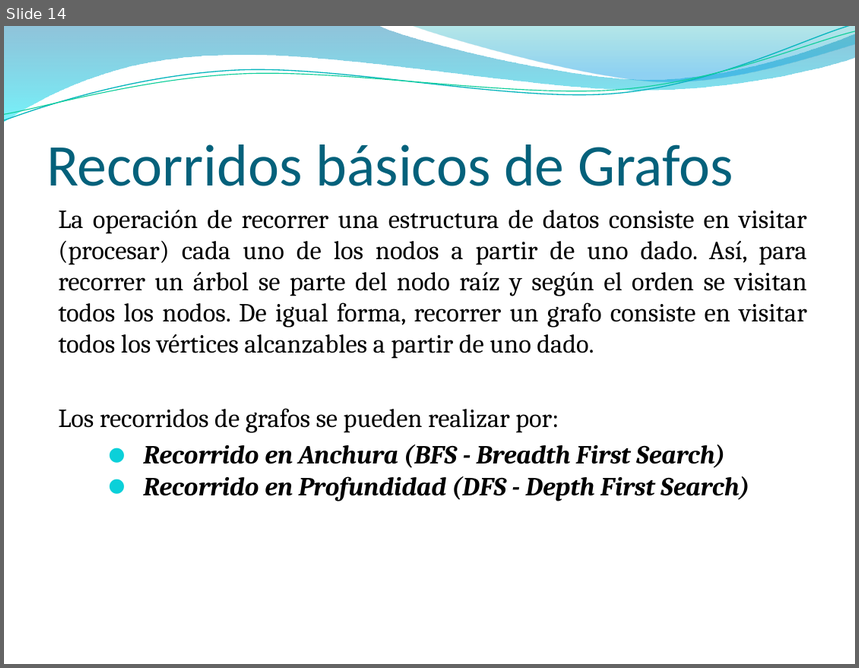
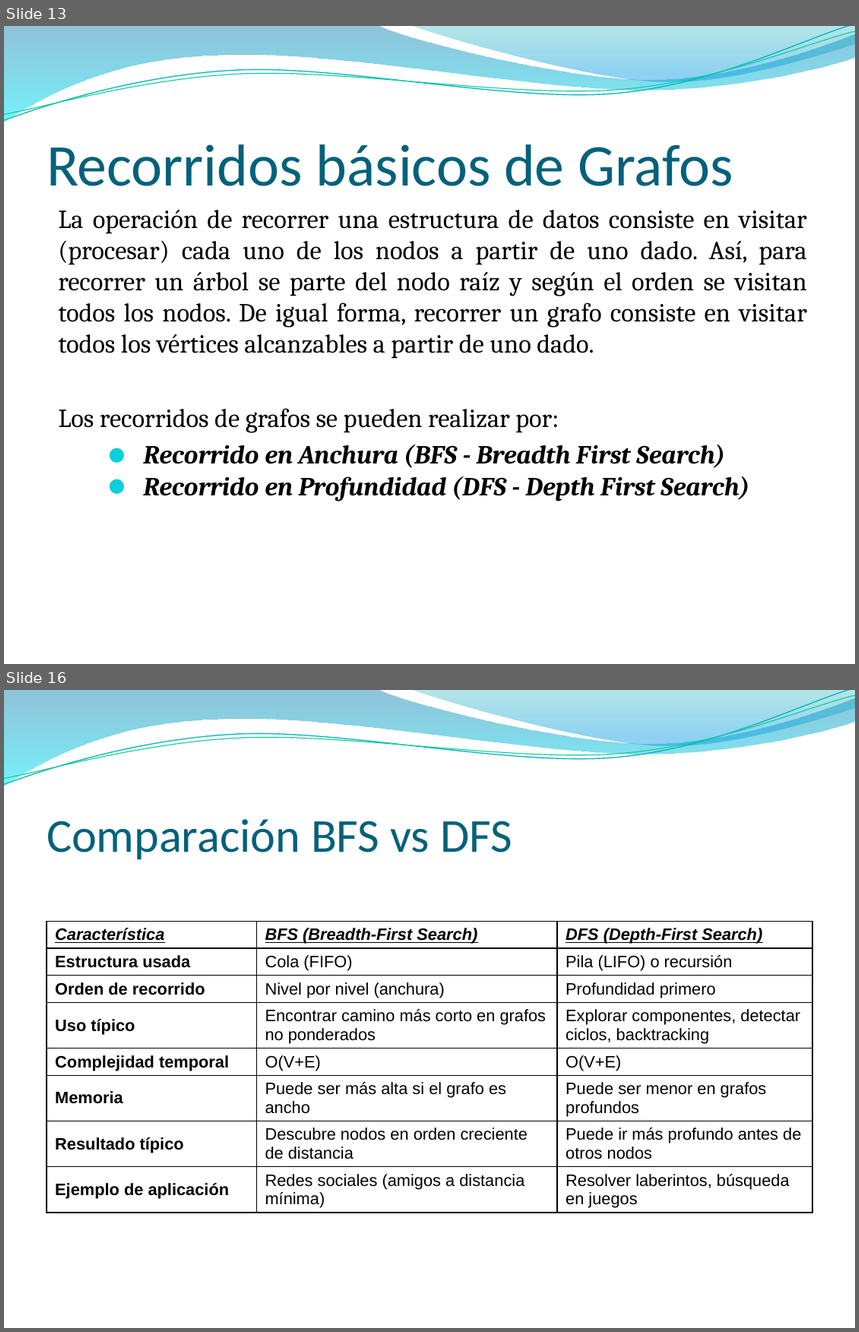
Before and after one commit to NicolasPerezUNLaSMN/PROG_II_UADE_JAVA, a slide deck: Clase X - Grafos, representaciones y recorridos básicos/Clase de Grafos.pptx. Shown one above the other, each under a label of ours: slide 14 before the commit, slides 13 and 16 after it; the slides between them are not shown. The pictures are 859x668 and 859x1332 pixels, drawn with LibreOffice and Linux fonts; fonts in the diff are those of the drawing; background and template pictures are left out. Boxes give left, top, right and bottom in pixels: in the first picture for what was removed or moved away, otherwise in the second. Text is boxed around its words. In the diff, an @@ line names an element or a change of style, - is before the commit and + after.

Commit message:
Agregué proyecto de grafos

```diff
--- a/Clase X - Grafos, representaciones y recorridos básicos/Clase de Grafos.pptx
+++ b/Clase X - Grafos, representaciones y recorridos básicos/Clase de Grafos.pptx
@@ slide 16 added at (x1=4, y1=690, x2=855, y2=1328), background picture (left out); not listed: 4 template elements that a slide beside it also shows @@
@@ title added at (x1=47, y1=819, x2=512, y2=859), 40 pt, text #04617B @@
+Comparación BFS vs DFS
@@ table added at (x1=47, y1=922, x2=813, y2=1228), 8 rows, 3 columns @@
+Característica | BFS (Breadth-First Search) | DFS (Depth-First Search)
+Estructura usada | Cola (FIFO) | Pila (LIFO) o recursión
+Orden de recorrido | Nivel por nivel (anchura) | Profundidad primero
+Uso típico | Encontrar camino más corto en grafos no ponderados | Explorar componentes, detectar ciclos, backtracking
+Complejidad temporal | O(V+E) | O(V+E)
+Memoria | Puede ser más alta si el grafo es ancho | Puede ser menor en grafos profundos
+Resultado típico | Descubre nodos en orden creciente de distancia | Puede ir más profundo antes de otros nodos
+Ejemplo de aplicación | Redes sociales (amigos a distancia mínima) | Resolver laberintos, búsqueda en juegos
@@ what was slide 14 is now slide 13 @@
```
Also in this commit, not shown: 3 slides changed, 1 other slide added, 1 slide removed, 17 other files.
